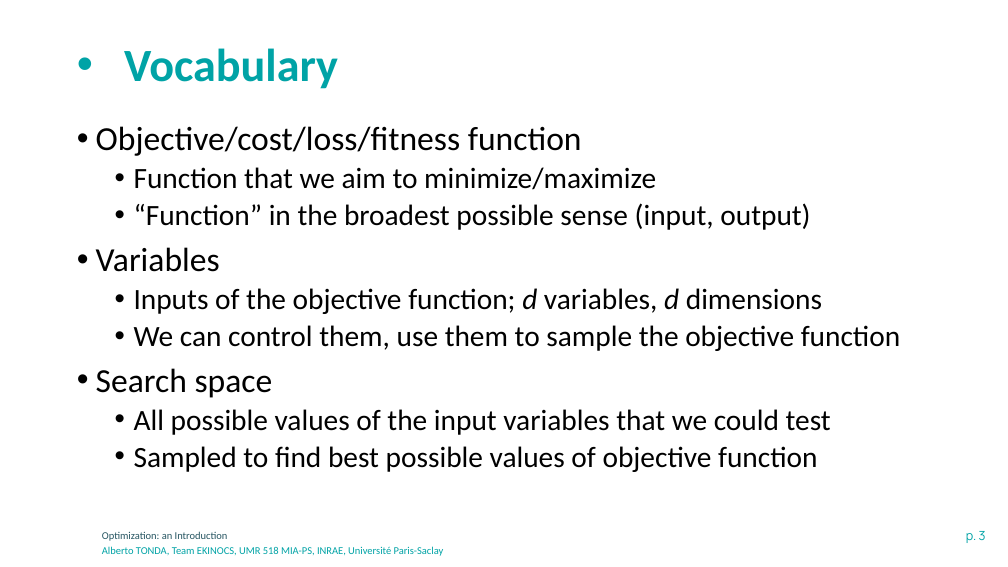
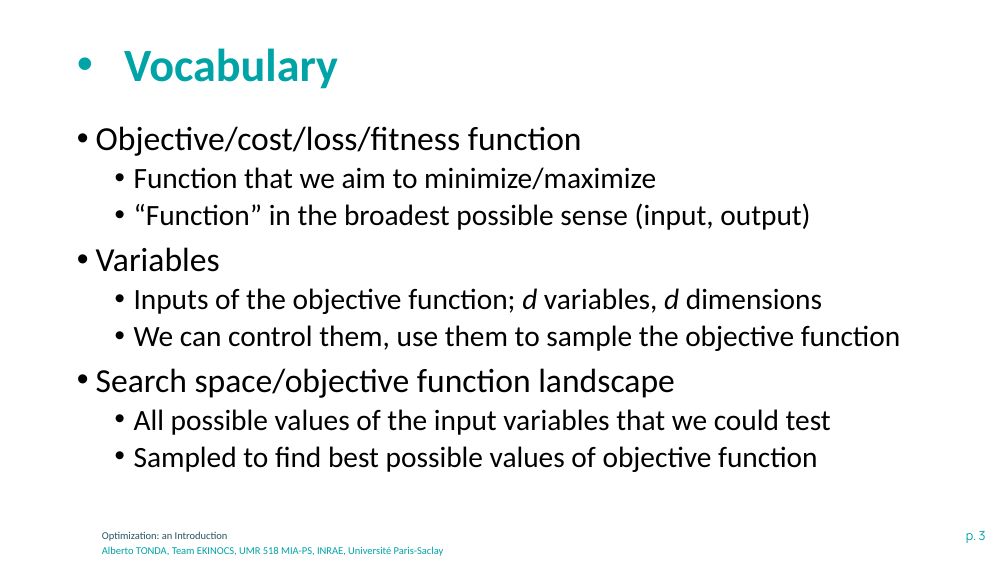
Before and after one commit to albertotonda/teaching, a slide deck: slide 3 of optimization-methods-for-artificial-intelligence/optimization-introduction.pptx. Drawn at 1008x567 pixels with LibreOffice and Linux fonts; fonts in the diff are those of the drawing; background and template pictures are left out. Boxes give left, top, right and bottom in pixels: in the first picture for what was removed or moved away, otherwise in the second. Text is boxed around its words. In the diff, an @@ line names an element or a change of style, - is before the commit and + after.

```diff
--- a/optimization-methods-for-artificial-intelligence/optimization-introduction.pptx
+++ b/optimization-methods-for-artificial-intelligence/optimization-introduction.pptx
@@ text at (96, 368, 675, 398): text changed @@
-• Search space
+• Search space/objective function landscape
```
Also in this commit, not shown: 6 other slides changed, 1 slide added, 4 other files.
